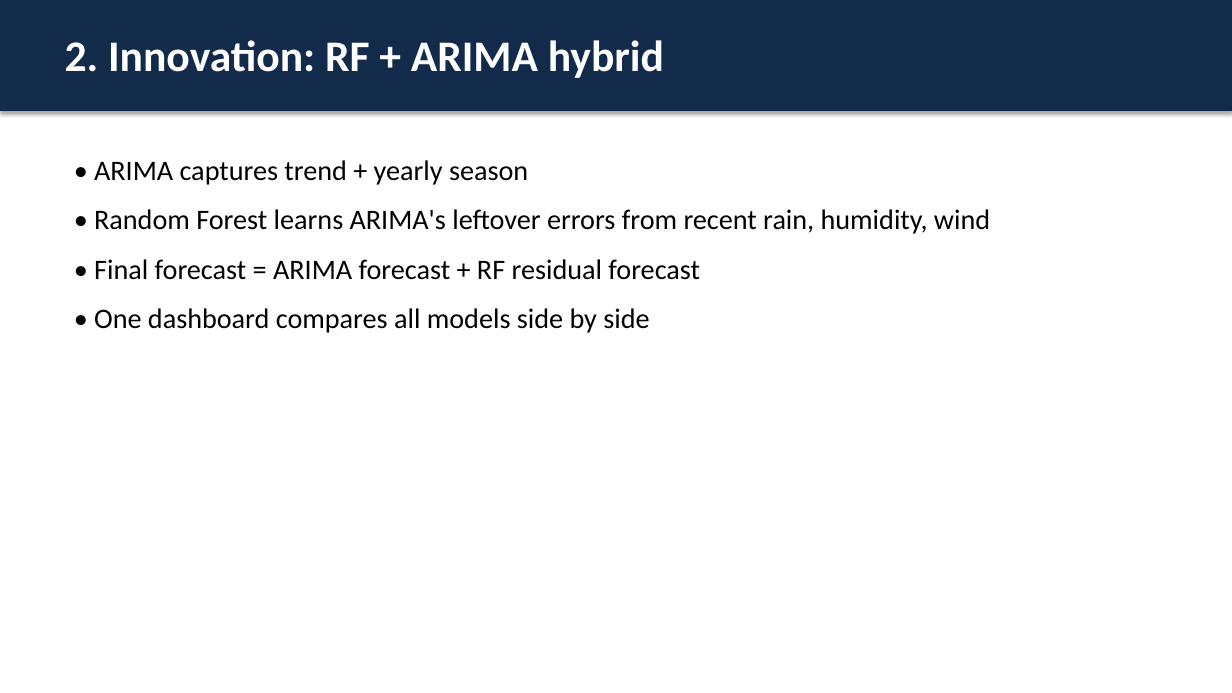
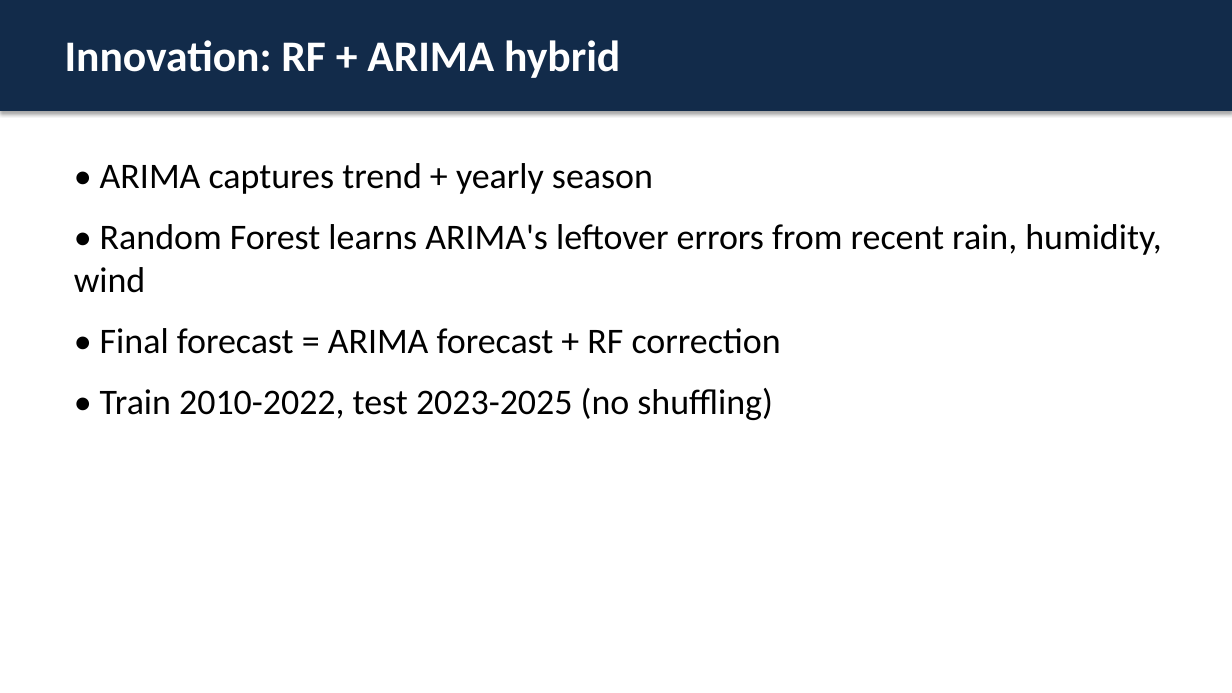
Before and after one commit to Dimashi2002/ensemble-learning-dashboard-lk, a slide deck: slide 2 of slides/Presentation.pptx (slide 3 before the commit). Drawn at 1232x693 pixels with LibreOffice and Linux fonts; fonts in the diff are those of the drawing. Boxes give left, top, right and bottom in pixels: in the first picture for what was removed or moved away, otherwise in the second. Text is boxed around its words. In the diff, an @@ line names an element or a change of style, - is before the commit and + after.

```diff
--- a/slides/Presentation.pptx
+++ b/slides/Presentation.pptx
@@ text at [65,40,620,78]: text changed @@
-2. Innovation: RF + ARIMA hybrid
+Innovation: RF + ARIMA hybrid
@@ text at [74,163,1161,293]: size 22 to 28 pt in "• ARIMA captures trend + yearly season", "• Random Forest learns ARIMA's leftover errors ..."; more space between paragraphs @@
@@ text at [100,328,781,420]: text changed; size 22 to 28 pt @@
-• Final forecast = ARIMA forecast + RF residual forecast
-• One dashboard compares all models side by side
+• Final forecast = ARIMA forecast + RF correction
+• Train 2010-2022, test 2023-2025 (no shuffling)
```
Also in this commit, not shown: 4 other slides changed, 3 slides removed, 2 other files.
